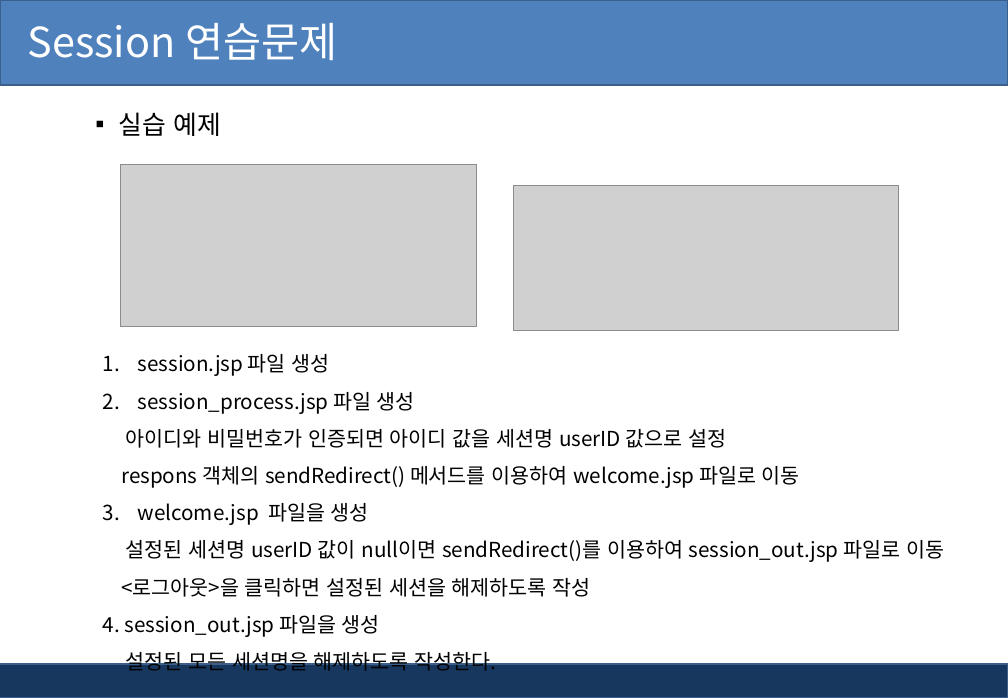
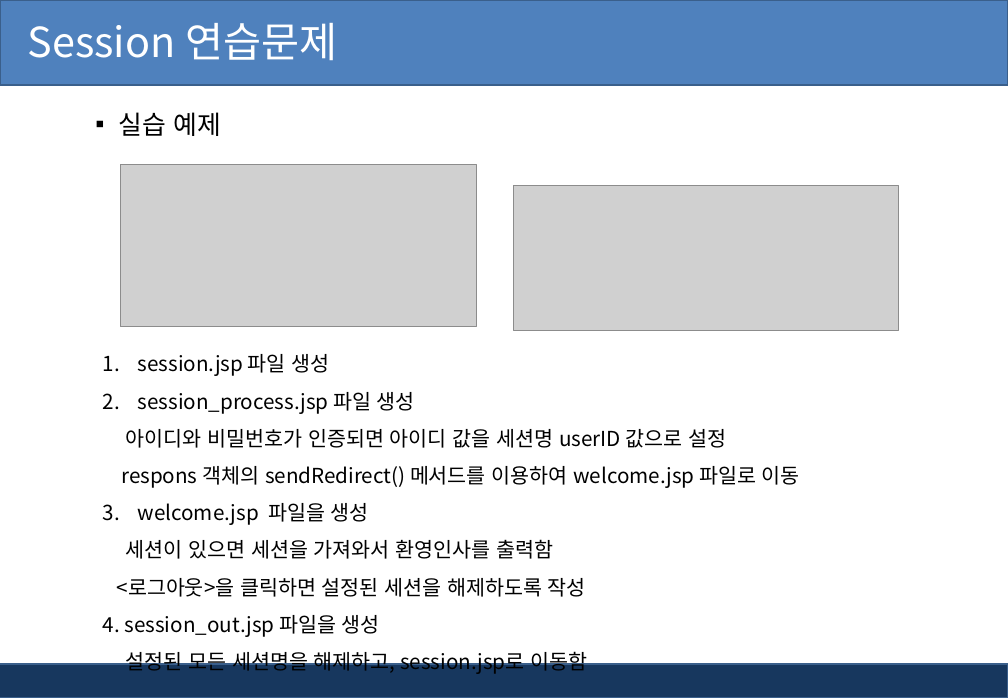
Before and after one commit to pshho/ngreen_project, a slide deck: slide 19 of jspWorks/자료/jsp_ppt/5장. jsp 세션과 쿠키.pptx. Drawn at 1008x698 pixels with LibreOffice and Linux fonts; fonts in the diff are those of the drawing; grey boxes stand for pictures; background and template pictures are left out. Boxes give left, top, right and bottom in pixels: in the first picture for what was removed or moved away, otherwise in the second. Text is boxed around its words. In the diff, an @@ line names an element or a change of style, - is before the commit and + after.

```diff
--- a/jspWorks/자료/jsp_ppt/5장. jsp 세션과 쿠키.pptx
+++ b/jspWorks/자료/jsp_ppt/5장. jsp 세션과 쿠키.pptx
@@ text at [126,539,553,559]: text changed @@
-설정된 세션명 userID 값이 null이면 sendRedirect()를 이용하여 session_out.jsp 파일로 이동
+세션이 있으면 세션을 가져와서 환영인사를 출력함
@@ text at [126,648,588,674]: text changed @@
-설정된 모든 세션명을 해제하도록 작성한다.
+설정된 모든 세션명을 해제하고, session.jsp로 이동함
```
Also in this commit, not shown: 4 other slides changed, 1 slide added, 45 other files.
